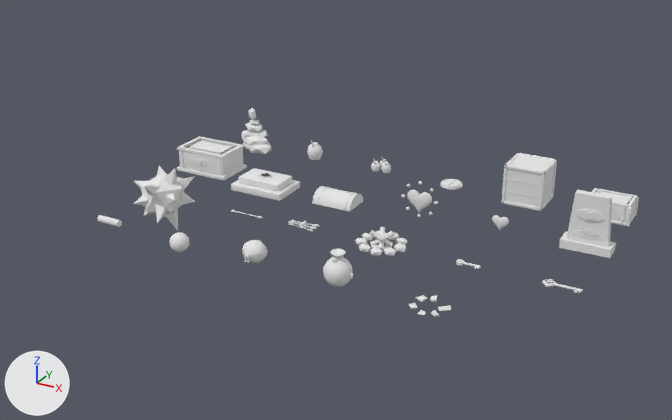
A saved change to the glTF model assets/epiphany/objetos.glb.
Both versions are drawn from a 50 mm lens placed at (14.02, -20.66, 8.94), pointed at (4.77, -3.84, 0.53). Arrows for +X, +Y and +Z are at lower left; the lights stay in place. The older version comes first.

The first picture shows 'apacheta', 'bomba', 'bombas_x3', 'brujula', 'cajon', 'cofre', 'cofre_grande', 'cofre_grande_tapa', 'cofre_tapa', 'contenedor_corazon', 'estela', 'explosion', 'flechas_x5', 'fogata', 'llave', 'llave_jefe', 'mapa', 'orbe', 'piedra_levantable', 'vasija', 'vasija_pedazos' and 2 more.
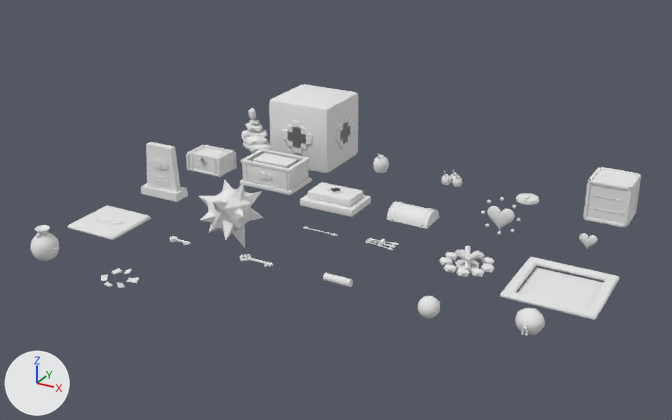
Scene script edits in JSON lines:
```json
{"op": "add", "block": "me_interruptor_placa", "code": ["me_interruptor_placa = bpy.data.meshes.new('interruptor_placa')", "me_interruptor_placa.from_pydata(...)  # 88 vertices, 164 faces; spans x -0.68..0.68, y -0.68..0.68, z 0.0..0.136", "me_interruptor_placa.materials.append(mat_paleta)  # white #e7e7e7"]}
{"op": "add", "block": "me_interruptor_marco", "code": ["me_interruptor_marco = bpy.data.meshes.new('interruptor_marco')", "me_interruptor_marco.from_pydata(...)  # 102 vertices, 188 faces; spans x -0.95..0.95, y -0.95..0.95, z -0.1..0.07", "me_interruptor_marco.materials.append(mat_paleta)  # white #e7e7e7"]}
{"op": "add", "block": "me_bloque_empujable", "code": ["me_bloque_empujable = bpy.data.meshes.new('bloque_empujable')", "me_bloque_empujable.from_pydata(...)  # 344 vertices, 636 faces; spans x -0.94..0.94, y -0.94..0.94, z 0.0..1.8", "me_bloque_empujable.materials.append(mat_paleta)  # white #e7e7e7"]}
{"op": "set", "path": "ob_bomba.location", "old": "(2.0, 0.0, 0.0)", "new": "(4.0, 0.0, 0.0)"}
{"op": "set", "path": "ob_bombas_x3.location", "old": "(4.0, 0.0, 0.0)", "new": "(6.0, 0.0, 0.0)"}
{"op": "set", "path": "ob_brujula.location", "old": "(6.0, 0.0, 0.0)", "new": "(8.0, 0.0, 0.0)"}
{"op": "set", "path": "ob_cajon.location", "old": "(8.0, 0.0, 0.0)", "new": "(10.0, 0.0, 0.0)"}
{"op": "set", "path": "ob_cofre_grande.location", "old": "(0.0, -2.0, 0.0)", "new": "(2.0, -2.0, 0.0)"}
{"op": "set", "path": "ob_cofre_grande_tapa.location", "old": "(2.0, -2.0, 0.0)", "new": "(4.0, -2.0, 0.0)"}
{"op": "set", "path": "ob_cofre_tapa.location", "old": "(4.0, -2.0, 0.0)", "new": "(6.0, -2.0, 0.0)"}
{"op": "set", "path": "ob_contenedor_corazon.location", "old": "(6.0, -2.0, 0.0)", "new": "(8.0, -2.0, 0.0)"}
{"op": "set", "path": "ob_estela.location", "old": "(10.0, -2.0, 0.0)", "new": "(0.0, -4.0, 0.0)"}
{"op": "set", "path": "ob_explosion.location", "old": "(0.0, -4.0, 0.0)", "new": "(2.0, -4.0, 0.0)"}
{"op": "set", "path": "ob_flechas_x5.location", "old": "(4.0, -4.0, 0.0)", "new": "(6.0, -4.0, 0.0)"}
{"op": "set", "path": "ob_fogata.location", "old": "(6.0, -4.0, 0.0)", "new": "(8.0, -4.0, 0.0)"}
{"op": "set", "path": "ob_llave.location", "old": "(8.0, -4.0, 0.0)", "new": "(2.0, -6.0, 0.0)"}
{"op": "set", "path": "ob_llave_jefe.location", "old": "(10.0, -4.0, 0.0)", "new": "(4.0, -6.0, 0.0)"}
{"op": "set", "path": "ob_mapa.location", "old": "(0.0, -6.0, 0.0)", "new": "(6.0, -6.0, 0.0)"}
{"op": "set", "path": "ob_orbe.location", "old": "(2.0, -6.0, 0.0)", "new": "(8.0, -6.0, 0.0)"}
{"op": "set", "path": "ob_piedra_levantable.location", "old": "(4.0, -6.0, 0.0)", "new": "(10.0, -6.0, 0.0)"}
{"op": "set", "path": "ob_vasija.location", "old": "(6.0, -6.0, 0.0)", "new": "(0.0, -8.0, 0.0)"}
{"op": "set", "path": "ob_vasija_pedazos.location", "old": "(8.0, -6.0, 0.0)", "new": "(2.0, -8.0, 0.0)"}
{"op": "add", "block": "ob_interruptor_placa", "code": ["ob_interruptor_placa = bpy.data.objects.new('interruptor_placa', me_interruptor_placa)", "ob_interruptor_placa.location = (0.0, -6.0, 0.0)"]}
{"op": "add", "block": "ob_interruptor_marco", "code": ["ob_interruptor_marco = bpy.data.objects.new('interruptor_marco', me_interruptor_marco)", "ob_interruptor_marco.location = (10.0, -4.0, 0.0)"]}
{"op": "add", "block": "ob_bloque_empujable", "code": ["ob_bloque_empujable = bpy.data.objects.new('bloque_empujable', me_bloque_empujable)", "ob_bloque_empujable.location = (2.0, 0.0, 0.0)"]}
```

Where the change shows, as pixel boxes [x1, y1, x2, y2] in the pictures (672 x 420 px):
```json
{"object": "bloque_empujable", "change": "added", "after": [269, 84, 358, 173]}
{"object": "cajon", "change": "moved", "before": [501, 153, 557, 211], "after": [583, 167, 641, 228]}
{"object": "cofre_grande", "change": "moved", "before": [177, 136, 247, 180], "after": [240, 149, 312, 195]}
{"object": "estela", "change": "moved", "before": [559, 190, 616, 258], "after": [141, 142, 188, 202]}
{"object": "interruptor_marco", "change": "added", "after": [500, 257, 619, 320]}
{"object": "explosion", "change": "moved", "before": [134, 166, 195, 230], "after": [199, 180, 263, 248]}
{"object": "cofre_grande_tapa", "change": "moved", "before": [231, 168, 300, 201], "after": [300, 182, 371, 217]}
{"object": "fogata", "change": "moved", "before": [355, 227, 408, 256], "after": [439, 246, 494, 277]}
{"object": "cofre_tapa", "change": "moved", "before": [312, 186, 363, 212], "after": [387, 201, 439, 229]}
{"object": "interruptor_placa", "change": "added", "after": [68, 205, 151, 240]}
{"object": "vasija", "change": "moved", "before": [323, 249, 353, 287], "after": [31, 225, 59, 261]}
{"object": "piedra_levantable", "change": "moved", "before": [242, 240, 268, 263], "after": [515, 308, 545, 336]}
{"object": "contenedor_corazon", "change": "moved", "before": [402, 181, 438, 217], "after": [481, 197, 521, 235]}
{"object": "orbe", "change": "moved", "before": [169, 232, 190, 252], "after": [418, 295, 440, 318]}
{"object": "vasija_pedazos", "change": "moved", "before": [408, 295, 451, 317], "after": [101, 268, 139, 288]}
{"object": "bomba", "change": "moved", "before": [307, 141, 323, 160], "after": [373, 153, 389, 173]}
{"object": "bombas_x3", "change": "moved", "before": [371, 156, 391, 173], "after": [441, 169, 463, 187]}
{"object": "brujula", "change": "moved", "before": [440, 179, 463, 190], "after": [516, 193, 539, 205]}
{"object": "mapa", "change": "moved", "before": [97, 215, 122, 227], "after": [323, 273, 353, 287]}
{"object": "llave_jefe", "change": "moved", "before": [542, 279, 583, 293], "after": [239, 254, 273, 267]}
{"object": "flechas_x5", "change": "moved", "before": [288, 220, 320, 231], "after": [366, 238, 399, 250]}
{"object": "llave", "change": "moved", "before": [456, 259, 481, 269], "after": [170, 236, 191, 246]}
```
